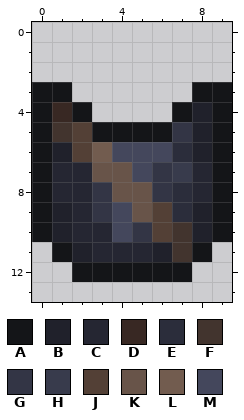
Two versions of one pixel-art sprite, Dev Pack/assets/minecraft/optifine/cit/icons/stendhal/stendhal_chestplate.png. Above is the file before it was changed.
The file is 16x16 pixels. Colours within 5 levels of each other are drawn and written as one. The old version is drawn lined up with the new one, on the new canvas.
Palette (. is transparent): A #141518  B #20212b  C #252632  D #382823  E #2b2d3b  F #42342e  G #333545  H #383b4c  J #534036  K #685449  L #725c4f  M #44475c
Pixels before, first column x 0:
 3 AA......AA
 4 ADA....ABA
 5 AFJAAAAGBA
 6 ABJLMMMEBA
 7 ACCKKMGHCA
 8 ACCGKKGECA
 9 ABCGMKJEBA
10 ABCCMGJFBA
11 .ABCCCBFA.
12 ..AAAAAA..
New version:
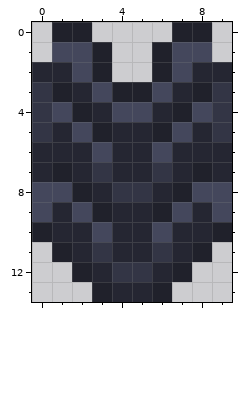
Edits made:
canvas 16x16 -> 10x14, the old top-left corner now at -3,0 (the part of the old canvas that was cut away was empty and is not shown)
Changed rows in their new state; - is an unchanged pixel.
first column x 0:
 0 -BB----BB-
 1 -MMB--BMM-
 2 CCMB--BMCC
 3 GBCMBBMCBG
 4 GMBCMMCBMG
 5 GCMBCCBMCG
 6 CCCMCC-CCC
 7 CB-GCC-CBC
 8 MMBCGGCBMM
 9 MCMBCCBMCM
10 BC-MCCMCCB
11 -BCG--GCB-
12 --BCGGCB--
13 ---BCCB---
Where, in picture pixels (left, top, right, bottom), the same in both pictures:
changed: (32, 22, 232, 302)
